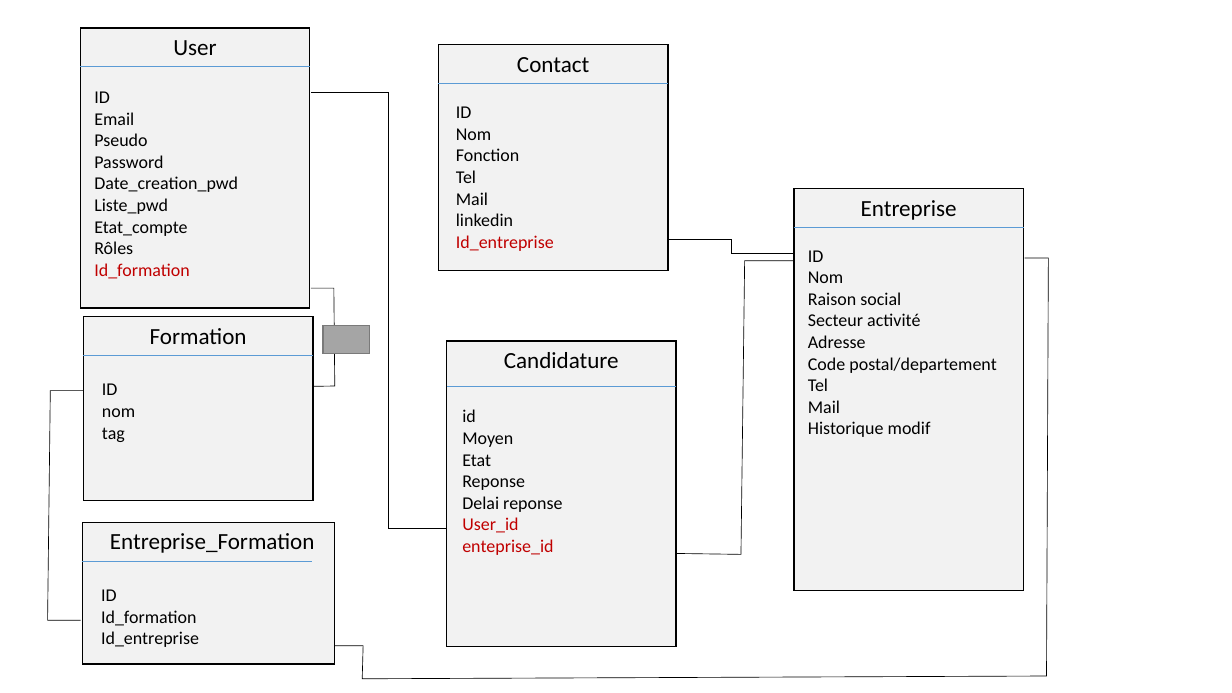
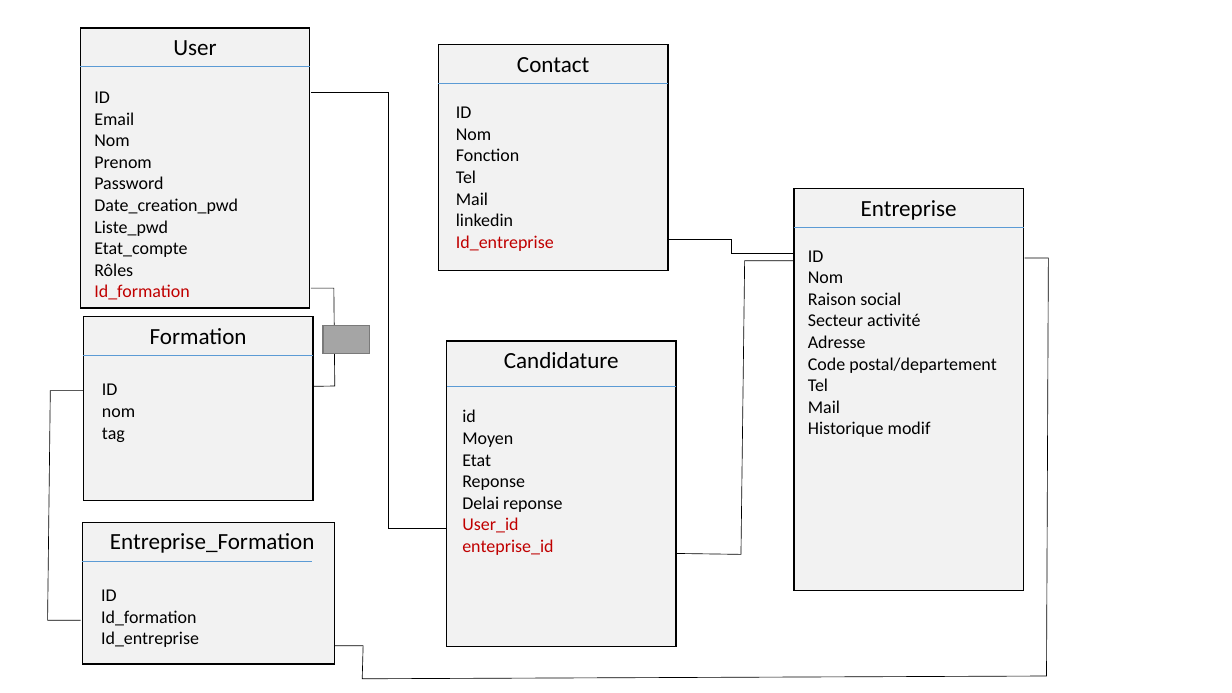
Before and after one commit to chrystelle-hub/alpha, a slide deck: slide 1 of conception/MLD.pptx. Drawn at 1232x693 pixels with LibreOffice and Linux fonts; fonts in the diff are those of the drawing. Boxes give left, top, right and bottom in pixels: in the first picture for what was removed or moved away, otherwise in the second. Text is boxed around its words. In the diff, an @@ line names an element or a change of style, - is before the commit and + after.

```diff
--- a/conception/MLD.pptx
+++ b/conception/MLD.pptx
@@ text at (x1=94, y1=134, x2=152, y2=168): text changed @@
-Pseudo
+Nom
+Prenom
```
Also in this commit, not shown: 4 other files.
